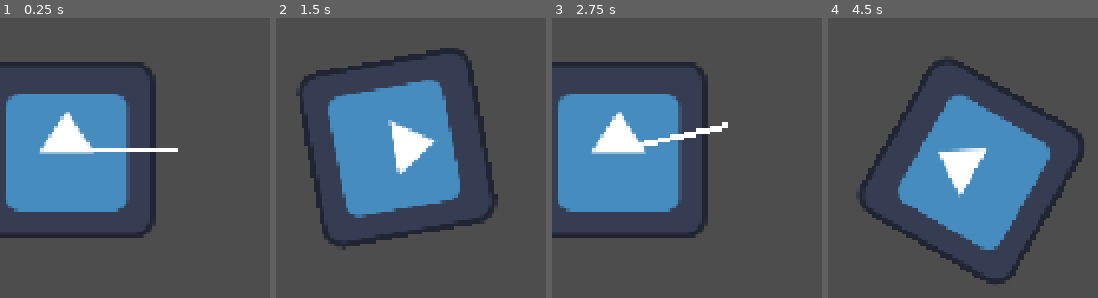
Above: before the commit, frames 1-4 (left to right).
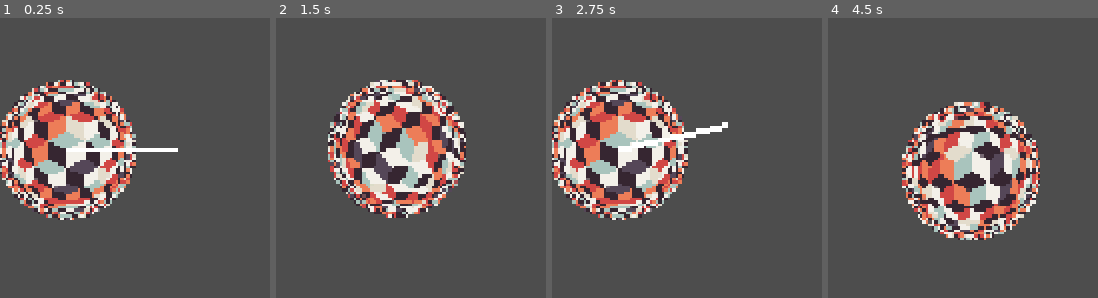
Above: after the commit, the same moments.

Repository: SrivAnsh/spinny-spinny
Game: Godot game, scene res://spinny.tscn
The game is run twice, just before and just after one commit, with the same random seed, the same clock (stepped at 60 frames per second) and the same inputs. The engine's default icon, where the game draws it, is replaced by a stand-in: a white triangle on a blue panel in a dark square.
Inputs (mouse positions are in pixels of both pictures, inside the frame that each line leads up to):
- Up to frame 1 (0.25 s): no input
- Up to frame 2 (1.5 s): tap Enter at 0.5 s; move the mouse to (outside the picture) at 0.52 s; click (outside the picture) at 0.67 s; move the mouse to (outside the picture) at 1.27 s; click (outside the picture) at 1.42 s
- Up to frame 3 (2.75 s): move the mouse to (outside the picture) at 2.02 s; click (outside the picture) at 2.17 s
- Up to frame 4 (4.5 s): tap Space at 2.75 s; move the mouse to (outside the picture) at 2.77 s; click (outside the picture) at 2.92 s; move the mouse to (outside the picture) at 3.52 s; click (outside the picture) at 3.67 s; move the mouse to (outside the picture) at 4.27 s; click (outside the picture) at 4.42 s

The runs differ from the first frame. In frame 1, 24% of the frame differs, in the area x 0-58%, y 15-79%; in frame 2, 26%; in frame 3, 24%; in frame 4, 27%, in the area x 11-95%, y 13-95%.

Commit message:
added spin image

Diff:
--- /dev/null
+++ b/spinny-game/spinny.gdshader
@@ -0,0 +1,26 @@
+shader_type canvas_item;
+
+// This is controlled by the GDScript
+uniform vec2 rolling_offset = vec2(0.0, 0.0);
+
+void fragment() {
+	// Center the UV coordinates
+	vec2 uv = UV - 0.5;
+
+	// Calculate distance from center to make a perfect circle
+	float dist = length(uv);
+
+	if (dist > 0.5) {
+		// Crop out the corners of the square texture
+		COLOR.a = 0.0;
+	} else {
+		// Math to distort the flat image into a 3D sphere bulge
+		float z = sqrt(0.25 - dist * dist);
+		vec2 distorted_uv = (uv / z) * 0.3; // 0.3 controls the zoom of the texture
+
+		// Apply the rolling movement driven by the RigidBody2D velocity
+		vec2 final_uv = distorted_uv + rolling_offset;
+
+		COLOR = texture(TEXTURE, final_uv);
+	}
+}
--- a/spinny-game/spinny.tscn
+++ b/spinny-game/spinny.tscn
@@ -1,11 +1,16 @@
 [gd_scene format=3 uid="uid://6wa1uihrfr01"]
 
 [ext_resource type="Script" uid="uid://dcutp6lskul80" path="res://spinny.gd" id="1_2fvls"]
-[ext_resource type="Texture2D" uid="uid://dnkygvx2u1kjd" path="res://icon.svg" id="2_2fvls"]
+[ext_resource type="Shader" uid="uid://bbbes5br5gtvo" path="res://spinny.gdshader" id="2_5fxh4"]
+[ext_resource type="Texture2D" uid="uid://6bpiwx4qgs2y" path="res://geometric-seamless-pattern-with-retro-squares-vector.jpg" id="3_ffu87"]
 
 [sub_resource type="PhysicsMaterial" id="PhysicsMaterial_7n4d4"]
 friction = 0.0
 bounce = 0.8
+
+[sub_resource type="ShaderMaterial" id="ShaderMaterial_mph1q"]
+shader = ExtResource("2_5fxh4")
+shader_parameter/rolling_offset = Vector2(0, 0)
 
 [sub_resource type="CircleShape2D" id="CircleShape2D_lpmtk"]
 radius = 32.0
@@ -17,7 +22,10 @@
 script = ExtResource("1_2fvls")
 
 [node name="Sprite2D" type="Sprite2D" parent="." unique_id=1183015071]
-texture = ExtResource("2_2fvls")
+texture_repeat = 2
+material = SubResource("ShaderMaterial_mph1q")
+scale = Vector2(0.02, 0.02)
+texture = ExtResource("3_ffu87")
 
 [node name="CollisionShape2D" type="CollisionShape2D" parent="." unique_id=734151310]
 shape = SubResource("CircleShape2D_lpmtk")
Binary file added: spinny-game/geometric-seamless-pattern-with-retro-squares-vector.jpg
Not shown, added: spinny-game/geometric-seamless-pattern-with-retro-squares-vector.jpg.import
Not shown, added: spinny-game/spinny.gdshader.uid
